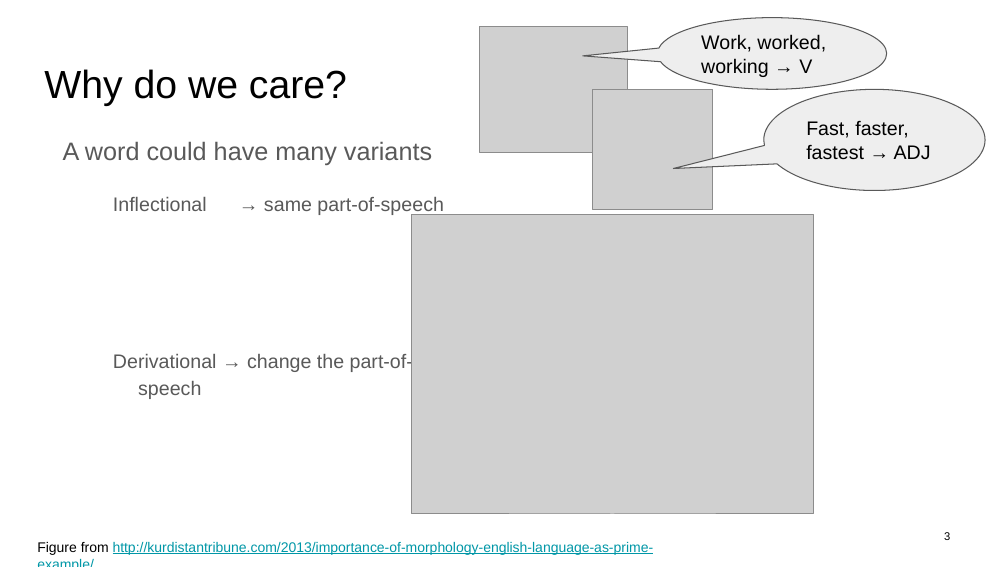
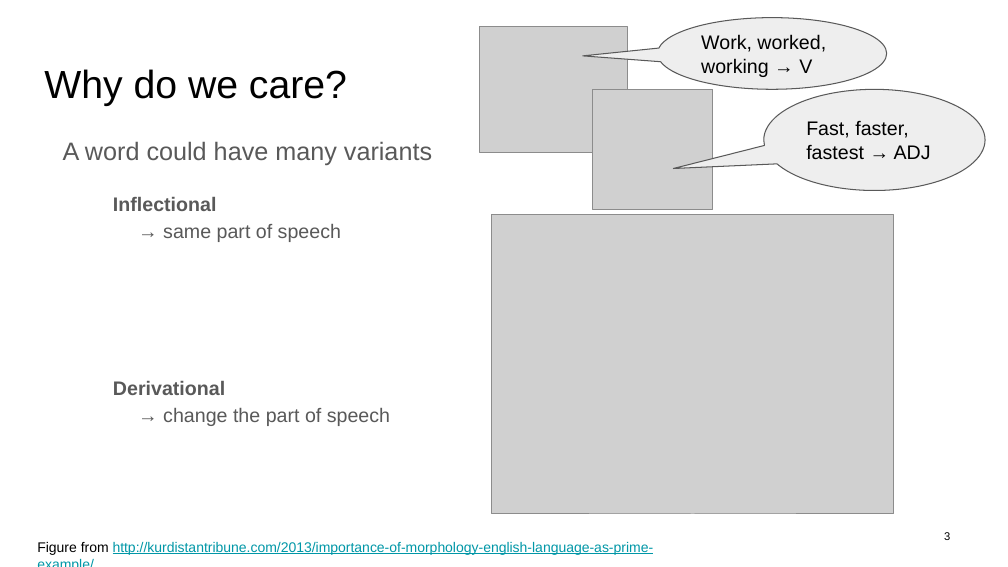
Before and after one commit to erikaris/cs834-f16, a slide deck: slide 3 of Presentation/presentation2/erika_presentation_2.pptx. Drawn at 1008x567 pixels with LibreOffice and Linux fonts; fonts in the diff are those of the drawing; grey boxes stand for pictures. Boxes give left, top, right and bottom in pixels: in the first picture for what was removed or moved away, otherwise in the second. Text is boxed around its words. In the diff, an @@ line names an element or a change of style, - is before the commit and + after.

```diff
--- a/Presentation/presentation2/erika_presentation_2.pptx
+++ b/Presentation/presentation2/erika_presentation_2.pptx
@@ text at [113, 197, 390, 426]: text changed @@
-  Inflectional → same part-of-speech
-  Derivational → change the part-of-speech
+  Inflectional
+  → same part of speech
+  Derivational
+  → change the part of speech
@@ picture: place and size @@
-picture at [411, 214, 813, 513]
+picture at [492, 214, 894, 513]
```
Also in this commit, not shown: 4 other slides changed, 1 slide added, 2 slides removed.
